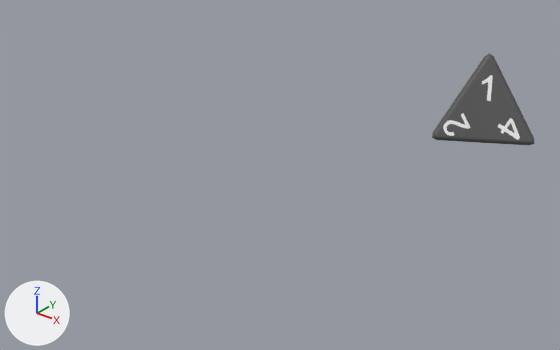
What one commit did to the Blender file src/assets/dice.blend.
Rendered twice from a 50 mm lens placed at (6.58, -8.91, 4.82), pointed at (-0.19, -0.45, -0.42). Every picture has the same lights, and +X, +Y and +Z are marked at lower left.

Objects in the first picture: 'MODEL_D4'.
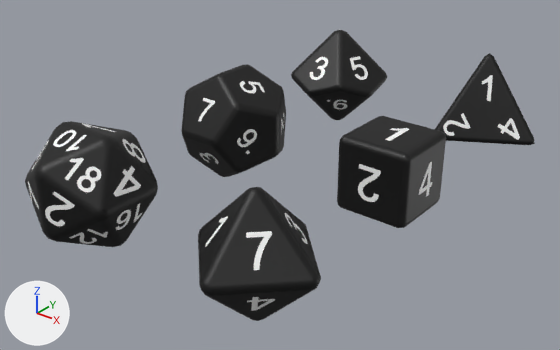
Edits to the scene script, one JSON object a line:
```json
{"block": "mat_d4mat", "where": "n2 = _N.new('ShaderNodeMapRange'); n2.name = 'Map Range'"}
{"op": "remove", "block": "mat_d4mat", "code": "n2.inputs[3].default_value = 0.1  # 'To Min'"}
{"block": "mat_dicemat", "where": "n3 = _N.new('ShaderNodeMapRange'); n3.name = 'Map Range'"}
{"op": "remove", "block": "mat_dicemat", "code": "n3.inputs[3].default_value = 0.1  # 'To Min'"}
{"op": "remove", "block": "ob_model_d6", "code": "ob_model_d6.hide_set(True)"}
{"op": "remove", "block": "ob_model_d10", "code": "ob_model_d10.hide_set(True)"}
{"op": "remove", "block": "ob_model_d12", "code": "ob_model_d12.hide_set(True)"}
{"op": "remove", "block": "ob_model_d20", "code": "ob_model_d20.hide_set(True)"}
{"op": "remove", "block": "ob_model_d8", "code": "ob_model_d8.hide_set(True)"}
```

Location of each change, (x1, y1, x2, y2) in pixels of the pictures (560 x 350 px):
```json
{"object": "MODEL_D20", "change": "shown", "after": [25, 121, 158, 247]}
{"object": "MODEL_D8", "change": "shown", "after": [198, 187, 321, 321]}
{"object": "MODEL_D6", "change": "shown", "after": [337, 116, 446, 228]}
{"object": "MODEL_D12", "change": "shown", "after": [181, 64, 286, 177]}
{"object": "MODEL_D4", "change": "surface changed", "before": [432, 53, 535, 145], "after": [432, 53, 535, 145], "on screen": "grey to black"}
{"object": "MODEL_D10", "change": "shown", "after": [291, 30, 387, 120]}
```
